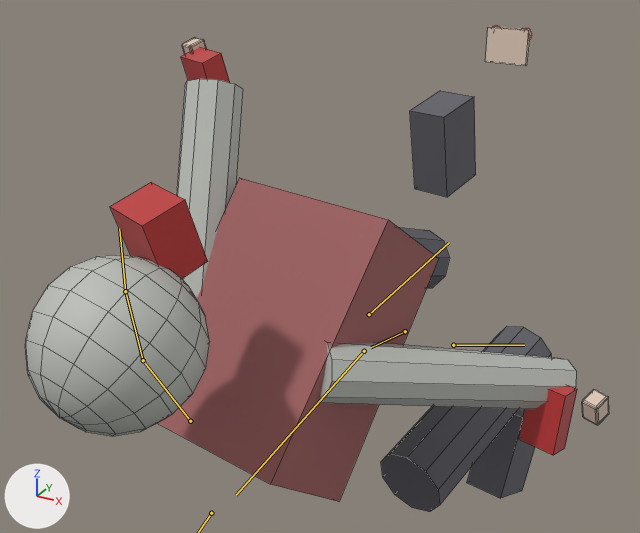
The FBX model Assets/Models/Characters/Zombie_Runner.fbx, before and after one commit.
Before and after are seen from a camera (50 mm lens) standing at (0.712, -1.71, 1.834) and looking at (-0.139, -0.161, 1.059). Lighting does not change. The marker at lower left points along +X, +Y and +Z. The first picture is the older version. Both versions are drawn at frame 16 of the action 'Zombie_Runner_Rig|Walk'; the numbers are the values there. The bones that change, and the others that lie on the model, are drawn over the model as lines. Mesh edges are drawn as thin lines.

Objects in the first picture: 'Zombie_Runner'.
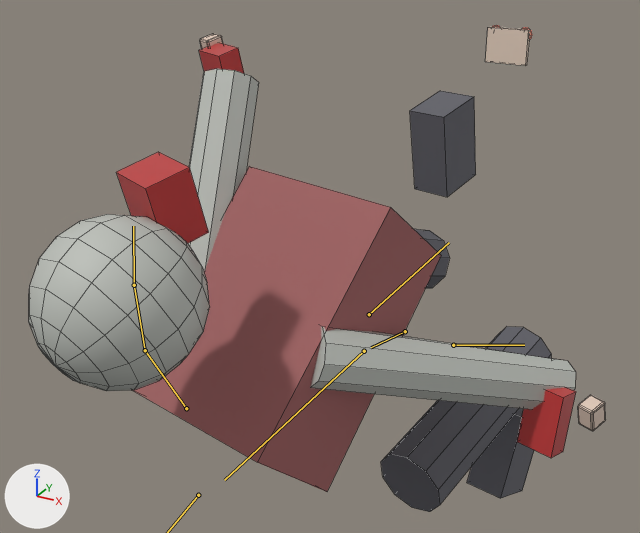
Pixel boxes [x1, y1, x2, y2] of what changed, in the pictures (640 x 533 px):
'Zombie_Runner', posed
    before: [25, 25, 609, 512]
    after: [29, 25, 605, 512]
bone 'Spine', root to tip
    before: (364, 351) to (236, 495)
    after: (364, 351) to (224, 480)

Patch to the scene script:
```diff
--- a/Assets/Models/Characters/Zombie_Runner.fbx.py
+++ b/Assets/Models/Characters/Zombie_Runner.fbx.py
@@ bone_spine @@
 bone_spine = bpy.data.objects['Zombie_Runner_Rig'].pose.bones['Spine']  # child of 'Hips'
-bone_spine.rotation_quaternion = (0.977, 0.212, -0.002, -0.008)  # degrees (24, 0, -1)
+bone_spine.rotation_quaternion = (0.984, 0.176, 0.003, 0.016)  # degrees (20, 0, 2)
@@ bone_head @@
 bone_head = bpy.data.objects['Zombie_Runner_Rig'].pose.bones['Head']  # child of 'Spine'
-bone_head.rotation_quaternion = (0.993, 0.117, 0.0, 0.0)  # degrees (13, 0, 0)
+bone_head.rotation_quaternion = (0.994, 0.105, 0.0, 0.0)  # degrees (12, 0, 0)
```
